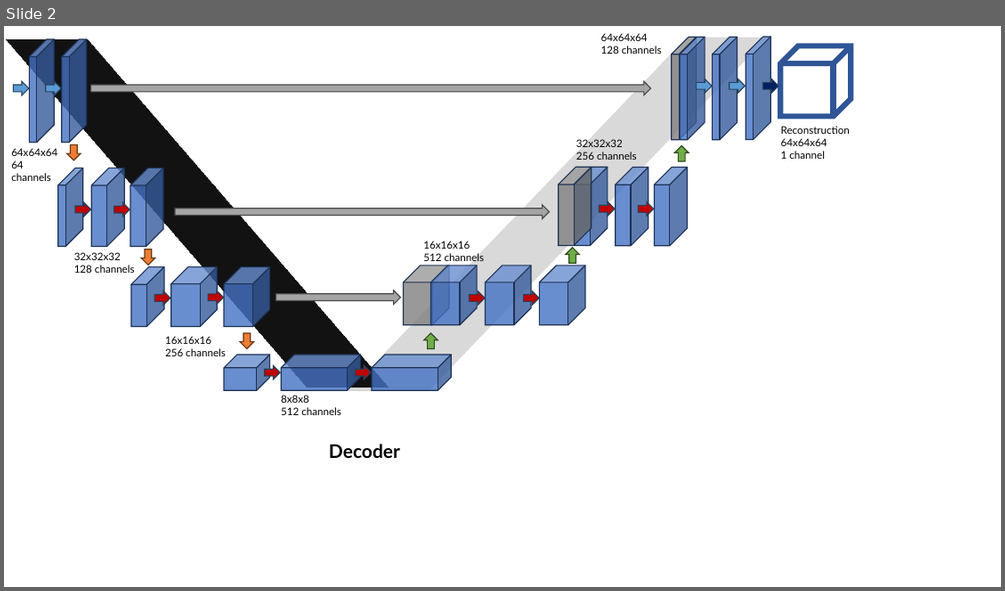
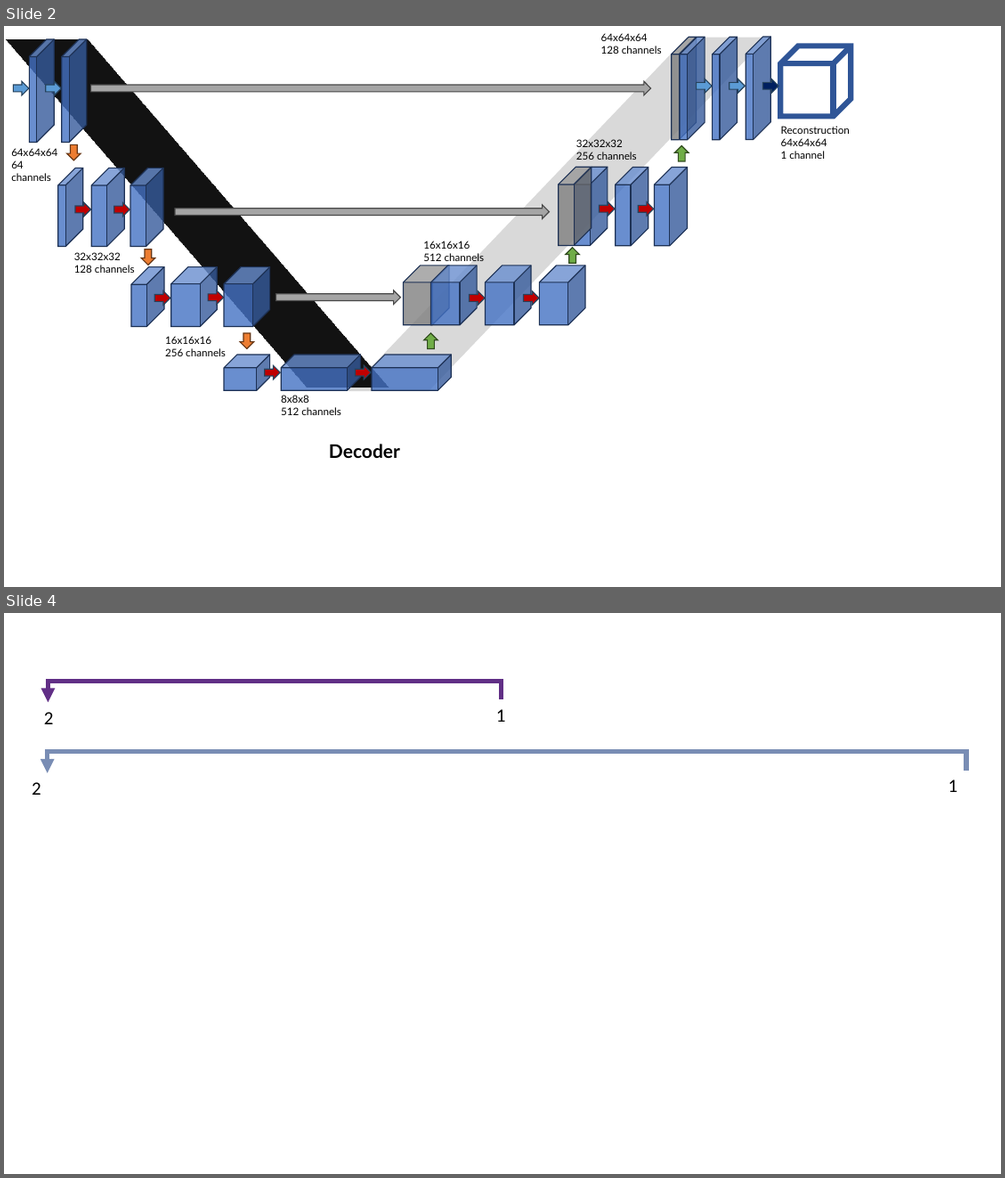
Before and after one commit to C-Achard/cellseg3d-figures, a slide deck: other/WNet_arch.pptx. Shown one above the other, each under a label of ours: slide 2 before the commit, slides 2 and 4 after it; the slides between them are not shown. The pictures are 1005x591 and 1005x1178 pixels, drawn with LibreOffice and Linux fonts; fonts in the diff are those of the drawing. Boxes give left, top, right and bottom in pixels: in the first picture for what was removed or moved away, otherwise in the second. Text is boxed around its words. In the diff, an @@ line names an element or a change of style, - is before the commit and + after.

```diff
--- a/other/WNet_arch.pptx
+++ b/other/WNet_arch.pptx
@@ slide 4 added at [4, 613, 1001, 1174], background #FFFFFF @@
@@ elbow arrow added from (502, 699) to (48, 702), #612F86 4.5 pt @@
@@ text added at [44, 712, 54, 724], 18 pt, text #000000 @@
+2
@@ text added at [496, 709, 506, 722], 18 pt, text #000000 @@
+1
@@ elbow arrow added from (966, 770) to (48, 773), #798DB4 4.5 pt @@
@@ text added at [32, 782, 41, 795], 18 pt, text #000000 @@
+2
@@ text added at [948, 779, 958, 792], 18 pt, text #000000 @@
+1
```
Also in this commit, not shown: 1 other slide added, 1 slide removed, 2 other files.
